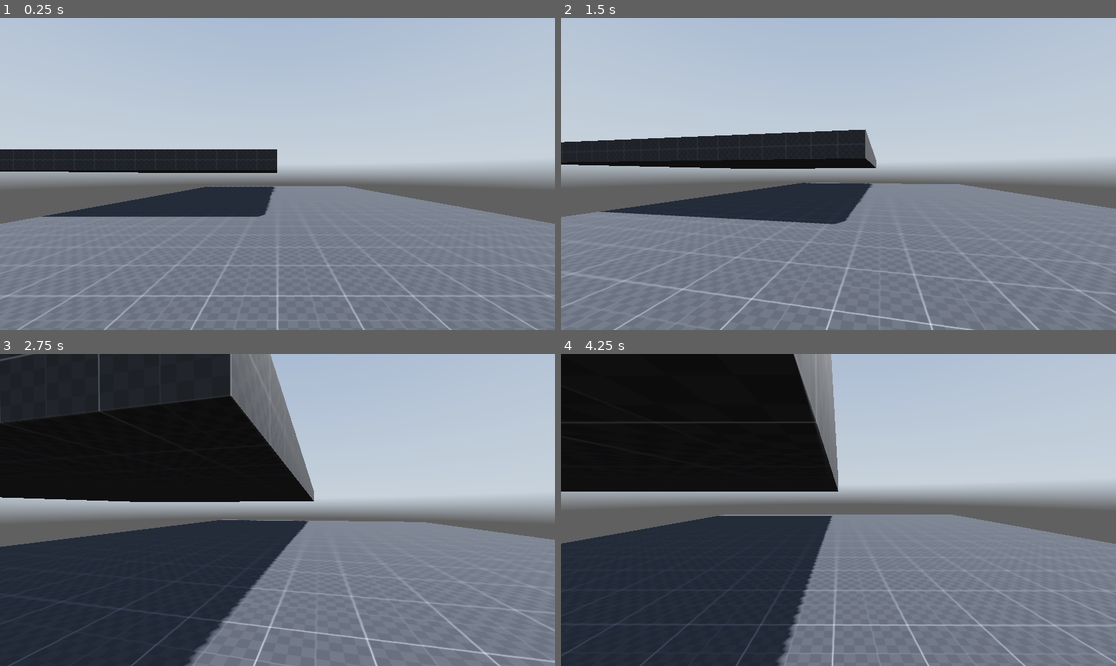
Above: before the commit, frames 1-4 (two rows, left to right).
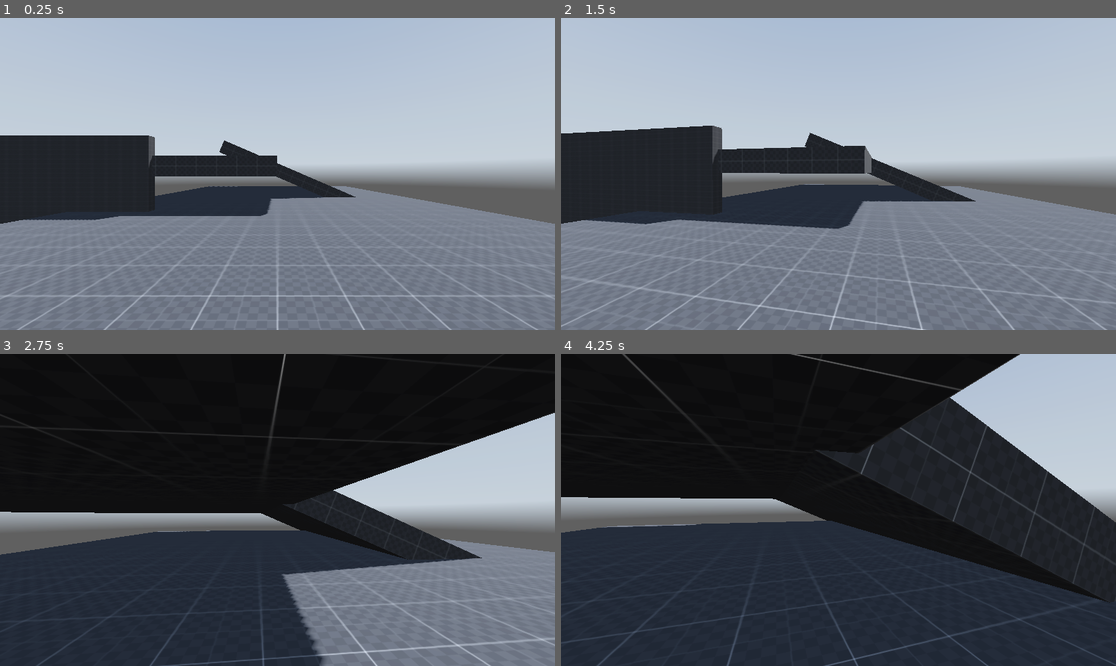
Above: after the commit, the same moments.

Repository: elmoradoo/Reflection
Game: Godot game, scene res://scenes/world.tscn
Two runs of this game, one before a commit and one after it. Both use one fixed random seed, a clock stepped at 60 frames per second and the inputs below. A sky picture missing from this copy of the repository is replaced by a grey-blue gradient.
Inputs (mouse positions are in pixels of both pictures, inside the frame that each line leads up to):
- Up to frame 1 (0.25 s): no input
- Up to frame 2 (1.5 s): tap Enter at 0.5 s; move the mouse to (866, 174) at 0.52 s; hold Ctrl (crouch) 0.53-1.28 s; hold W (forward) from 0.53 s (still down); tap Space (jump) at 0.77, 1.07 s; tap Shift (sprint) at 0.8, 1.35 s; move the mouse to (810, 174) at 1.27 s
- Up to frame 3 (2.75 s): keep holding W (forward); tap Space (jump) at 1.52, 1.55, 1.82, 2.1 s; move the mouse to (288, 503) at 2.02 s; hold Ctrl (crouch) from 2.03 s (still down)
- Up to frame 4 (4.25 s): keep holding W (forward); move the mouse to (832, 516) at 2.77 s; release Ctrl (crouch) at 2.78 s; tap Ctrl (crouch) at 2.85 s; tap Space (jump) at 3.02, 3.32, 3.77, 3.8, 4.07 s; tap Shift (sprint) at 3.05 s; move the mouse to (877, 513) at 3.52 s; hold Shift (sprint) from 3.53 s (still down)

The runs differ from the first frame. In frame 1, 6.6% of the frame differs, in the area x 0-65%, y 37-66%; in frame 2, 12%; in frame 3, 42%; in frame 4, 51%, in the area x 0-100%, y 0-100%.

Commit message:
State transitions mostly works well, running bobbing ang jumping and landing animation

Diff:
--- a/scenes/player.tscn
+++ b/scenes/player.tscn
@@ -6,6 +6,96 @@
 
 [sub_resource type="CapsuleShape3D" id="CapsuleShape3D_ep87d"]
 height = 1.2
+
+[sub_resource type="Animation" id="Animation_j3hl0"]
+resource_name = "jump"
+length = 0.3
+tracks/0/type = "value"
+tracks/0/imported = false
+tracks/0/enabled = true
+tracks/0/path = NodePath("neck/head/eyes/Camera3D:rotation")
+tracks/0/interp = 1
+tracks/0/loop_wrap = true
+tracks/0/keys = {
+"times": PackedFloat32Array(0, 0.1, 0.3),
+"transitions": PackedFloat32Array(1, 1, 1),
+"update": 0,
+"values": [Vector3(0, 0, 0), Vector3(-0.0523599, 0, 0), Vector3(0, 0, 0)]
+}
+tracks/1/type = "value"
+tracks/1/imported = false
+tracks/1/enabled = true
+tracks/1/path = NodePath("neck/head/eyes/Camera3D:position")
+tracks/1/interp = 1
+tracks/1/loop_wrap = true
+tracks/1/keys = {
+"times": PackedFloat32Array(0, 0.1, 0.3),
+"transitions": PackedFloat32Array(1, 1, 1),
+"update": 0,
+"values": [Vector3(0, 0, 0), Vector3(0, 0, 0), Vector3(0, 0, 0)]
+}
+
+[sub_resource type="Animation" id="Animation_rcd5g"]
+length = 0.001
+tracks/0/type = "value"
+tracks/0/imported = false
+tracks/0/enabled = true
+tracks/0/path = NodePath("neck/head/eyes/Camera3D:rotation")
+tracks/0/interp = 1
+tracks/0/loop_wrap = true
+tracks/0/keys = {
+"times": PackedFloat32Array(0),
+"transitions": PackedFloat32Array(1),
+"update": 0,
+"values": [Vector3(0, 0, 0)]
+}
+tracks/1/type = "value"
+tracks/1/imported = false
+tracks/1/enabled = true
+tracks/1/path = NodePath("neck/head/eyes/Camera3D:position")
+tracks/1/interp = 1
+tracks/1/loop_wrap = true
+tracks/1/keys = {
+"times": PackedFloat32Array(0),
+"transitions": PackedFloat32Array(1),
+"update": 0,
+"values": [Vector3(0, 0, 0)]
+}
+
+[sub_resource type="Animation" id="Animation_j5eol"]
+resource_name = "land"
+length = 0.3
+tracks/0/type = "value"
+tracks/0/imported = false
+tracks/0/enabled = true
+tracks/0/path = NodePath("neck/head/eyes/Camera3D:rotation")
+tracks/0/interp = 1
+tracks/0/loop_wrap = true
+tracks/0/keys = {
+"times": PackedFloat32Array(0, 0.1, 0.3),
+"transitions": PackedFloat32Array(1, 1, 1),
+"update": 0,
+"values": [Vector3(0, 0, 0), Vector3(-0.0523599, 0, 0), Vector3(0, 0, 0)]
+}
+tracks/1/type = "value"
+tracks/1/imported = false
+tracks/1/enabled = true
+tracks/1/path = NodePath("neck/head/eyes/Camera3D:position")
+tracks/1/interp = 1
+tracks/1/loop_wrap = true
+tracks/1/keys = {
+"times": PackedFloat32Array(0, 0.1, 0.3),
+"transitions": PackedFloat32Array(1, 1, 1),
+"update": 0,
+"values": [Vector3(0, 0, 0), Vector3(0, 0, 0), Vector3(0, 0, 0)]
+}
+
+[sub_resource type="AnimationLibrary" id="AnimationLibrary_y1atu"]
+_data = {
+"RESET": SubResource("Animation_rcd5g"),
+"jump": SubResource("Animation_j3hl0"),
+"land": SubResource("Animation_j5eol")
+}
 
 [node name="player" type="CharacterBody3D"]
 script = ExtResource("1_wmnds")
@@ -31,4 +121,12 @@
 
 [node name="head" type="Node3D" parent="neck"]
 
-[node name="Camera3D" type="Camera3D" parent="neck/head"]
+[node name="eyes" type="Node3D" parent="neck/head"]
+
+[node name="Camera3D" type="Camera3D" parent="neck/head/eyes"]
+
+[node name="AnimationPlayer" type="AnimationPlayer" parent="neck/head/eyes"]
+root_node = NodePath("../../../..")
+libraries = {
+"": SubResource("AnimationLibrary_y1atu")
+}
--- a/scenes/world.tscn
+++ b/scenes/world.tscn
@@ -43,7 +43,31 @@
 material = SubResource("StandardMaterial3D_lcn1r")
 
 [node name="CSGBox3D3" type="CSGBox3D" parent="stage"]
-transform = Transform3D(1, 0, 0, 0, 1, 0, 0, 0, 1, -10, 2.5, -20)
+transform = Transform3D(1, 0, 0, 0, 1, 0, 0, 0, 1, -10, 2.19489, -20)
+use_collision = true
+size = Vector3(20, 1, 20)
+material = SubResource("StandardMaterial3D_lcn1r")
+
+[node name="CSGBox3D8" type="CSGBox3D" parent="stage"]
+transform = Transform3D(0.918446, 0.395546, 0, -0.395546, 0.918446, 0, 0, 0, 1, 4.81049, 0.0192914, -25.9135)
+use_collision = true
+size = Vector3(20, 1, 20)
+material = SubResource("StandardMaterial3D_lcn1r")
+
+[node name="CSGBox3D5" type="CSGBox3D" parent="stage"]
+transform = Transform3D(-8.74705e-09, 0.500273, 0, -0.200109, -2.18676e-08, 0, 0, 0, 0.150082, -9.99879, 1.638, 7.03945)
+use_collision = true
+size = Vector3(20, 1, 20)
+material = SubResource("StandardMaterial3D_lcn1r")
+
+[node name="CSGBox3D6" type="CSGBox3D" parent="stage"]
+transform = Transform3D(0.200109, 0, 0, 8.88178e-16, 0.500273, 0, 0, 0, 0.150082, -12.2484, 3.38717, 7.03945)
+use_collision = true
+size = Vector3(20, 1, 20)
+material = SubResource("StandardMaterial3D_lcn1r")
+
+[node name="CSGBox3D7" type="CSGBox3D" parent="stage"]
+transform = Transform3D(0.680371, 0, 0, -1.32e-22, -2.18676e-08, -0.225123, 3.01981e-15, 0.500273, -9.84043e-09, -12.9608, 1.38717, -9.96932)
 use_collision = true
 size = Vector3(20, 1, 20)
 material = SubResource("StandardMaterial3D_lcn1r")
--- a/scripts/player/player.gd
+++ b/scripts/player/player.gd
@@ -17,15 +17,14 @@
 @onready var standing_collision_shape = $standing_collision_shape
 @onready var crouching_collision_shape = $crouching_collision_shape
 @onready var neck = $neck
-@onready var camera_3d = $neck/head/Camera3D
-
+@onready var camera_3d = $neck/head/eyes/Camera3D
+@onready var eyes = $neck/head/eyes
+@onready var animation_player = $neck/head/eyes/AnimationPlayer
 @onready var raycasts = $raycasts
 @onready var top_of_head = $raycasts/top_of_head
 
-
 #Mouvement vars
 var direction: Vector3 = Vector3.ZERO
-
 
 func _ready():
 	#Get mouse movement
@@ -33,7 +32,7 @@
 
 	#Init player object
 	player_object = player_data_object.new()
-	player_object.init(self, raycasts,top_of_head)
+	player_object.init(self, raycasts)
 	#Init script manager
 	player_state_manager = player_state_manager_script.new()
 	player_state_manager.init(player_object)
--- a/scripts/player/playerData.gd
+++ b/scripts/player/playerData.gd
@@ -12,6 +12,8 @@
 #Nodes
 var neck: Node3D
 var head: Node3D
+var eyes: Node3D
+var animation_player: AnimationPlayer
 var standing_collision_shape: CollisionShape3D
 var crouching_collision_shape: CollisionShape3D
 var raycasts: Node3D
@@ -32,7 +34,7 @@
 
 
 
-func init(se, rays, topo):
+func init(se, rays):
 	#Nodes and references
 	myself = se
 	self.velocity = myself.velocity
@@ -41,8 +43,10 @@
 	self.crouching_collision_shape= myself.crouching_collision_shape
 	self.neck = myself.neck
 	self.head = myself.head
+	self.eyes = myself.eyes
 	self.transform = myself.transform
 	self.raycasts = rays
+	self.animation_player = myself.animation_player
 
 func update(del):
 	self.delta = del
--- a/scripts/player/states/airtime.gd
+++ b/scripts/player/states/airtime.gd
@@ -1,8 +1,9 @@
 extends Node
 
 var player: playerData
-const max_speed: float = 5.0
+const max_speed: float = 3.0
 var enums = preload("res://scripts/player/enums.gd")
+var climbable = 5.0
 
 func init(obj):
 	player = obj
@@ -11,11 +12,22 @@
 	pass
 
 func exit():
-	pass
+	player.animation_player.play("land")
+
+func update_event():
+	if player.event is InputEventMouseMotion:
+		player.myself.rotate_y(deg_to_rad(-player.event.relative.x * player.mouse_sensitivity))
+		player.neck.rotate_x(deg_to_rad(-player.event.relative.y * player.mouse_sensitivity))
+		player.head.rotation.x = clamp(player.head.rotation.x, deg_to_rad(-89), deg_to_rad(89))
+	player.event = null
 
 func update():
-	pass
+	update_event()
+	print(player.velocity.y)
+	#print("CLIMB" if player.velocity.y >= climbable else "NOT CLIMB")
 
 func check():
-	if player.myself.is_on_floor():
+	if player.myself.is_on_floor() and player.velocity.length() >= 2:
+		player.current_state = enums.player_states.Sprinting
+	elif player.myself.is_on_floor():
 		player.current_state = enums.player_states.Idle
--- a/scripts/player/states/idle.gd
+++ b/scripts/player/states/idle.gd
@@ -3,6 +3,7 @@
 var enums = preload("res://scripts/player/enums.gd")
 
 var player: playerData
+var stand_up_lp = 10.0
 var lerp_speed = 2.0
 
 func init(obj):
@@ -23,13 +24,12 @@
 
 func update():
 	update_event()
-	player.neck.rotation.y = lerp(player.neck.rotation.y, 0.0, player.delta * lerp_speed) # ICI 0.0
-	player.head.position.y = lerp(player.head.position.y, 0.0, lerp_speed * player.delta)
+	player.neck.rotation.y = lerp(player.neck.rotation.y, 0.0, player.delta * stand_up_lp)
+	player.head.position.y = lerp(player.head.position.y, 0.0, stand_up_lp * player.delta)
 	player.standing_collision_shape.disabled = false
 	player.crouching_collision_shape.disabled = true
 	player.velocity.x = move_toward(player.velocity.x, 0, lerp_speed)
 	player.velocity.z = move_toward(player.velocity.z, 0, lerp_speed)
-	player.current_speed = player.velocity.length()
 
 func check():
 	#var player.input_dir = Input.get_vector("left", "right", "forward", "backward")
@@ -38,9 +38,9 @@
 			player.current_state = enums.player_states.Crouching
 		elif Input.is_action_just_released("crouch") and not player.raycasts.get_node("top_of_head").is_colliding():
 			player.current_state = enums.player_states.Idle
-		elif Input.is_action_pressed("sprint") and player.input_dir != Vector2.ZERO:
+		elif player.input_dir != Vector2.ZERO:
 			player.current_state = enums.player_states.Sprinting
-		elif player.input_dir != Vector2.ZERO:
-			player.current_state = enums.player_states.Walking
+		#elif player.input_dir != Vector2.ZERO:
+		#	player.current_state = enums.player_states.Walking
 		if Input.is_action_just_pressed("jump"):
 			player.current_state = enums.player_states.Jumping
--- a/scripts/player/states/jumping.gd
+++ b/scripts/player/states/jumping.gd
@@ -8,7 +8,7 @@
 	player = obj
 
 func enter():
-	pass
+	player.animation_player.play("jump")
 
 func update_event():
 	if player.event is InputEventMouseMotion:
--- a/scripts/player/states/player_state_manager.gd
+++ b/scripts/player/states/player_state_manager.gd
@@ -85,7 +85,7 @@
 
 func set_current_state():
 	#Exit the current state
-	match player.current_state:
+	match old_state:
 		enums.player_states.Idle:
 			idle_state.exit()
 		enums.player_states.Walking:
@@ -138,6 +138,6 @@
 	get_next_state()
 	if player.current_state != old_state:
 		set_current_state()
-		debug_print_player_state()
-		print(player.velocity.length())
+		#debug_print_player_state()
+		#print(player.velocity.length())
 	update_current_state()
--- a/scripts/player/states/sliding.gd
+++ b/scripts/player/states/sliding.gd
@@ -5,7 +5,7 @@
 var crouching_depth: float = -0.5
 var lerp_speed = 10.0
 var enums = preload("res://scripts/player/enums.gd")
-#Unused
+
 const sliding_initial_force: float = 1.2
 
 func init(obj):
@@ -18,7 +18,7 @@
 func update_event():
 	if player.event is InputEventMouseMotion:
 		player.myself.rotate_y(deg_to_rad(-player.event.relative.x * player.mouse_sensitivity))
-		player.head.rotate_x(deg_to_rad(-player.event.relative.y * player.mouse_sensitivity))
+		player.neck.rotate_x(deg_to_rad(-player.event.relative.y * player.mouse_sensitivity))
 		player.head.rotation.x = clamp(player.head.rotation.x, deg_to_rad(-89), deg_to_rad(89))
 	player.event = null
 
@@ -27,12 +27,14 @@
 	player.head.position.y = lerp(player.head.position.y, crouching_depth, lerp_speed * player.delta)
 	player.standing_collision_shape.disabled = true
 	player.crouching_collision_shape.disabled = false
-	player.velocity.x = move_toward(player.velocity.x, 0, 0.1)
-	player.velocity.z = move_toward(player.velocity.z, 0, 0.1)
+	player.velocity.x = lerp(player.velocity.x, 0.0, player.delta * 1)
+	player.velocity.z = lerp(player.velocity.z, 0.0, player.delta * 1)
 
 func exit():
 	pass
 
 func check():
-	if Input.is_action_just_released("crouch"): #or player.velocity.length() <= player.sliding_minimum_velocity:
+	if Input.is_action_just_released("crouch"):
 		player.current_state = enums.player_states.Idle
+	elif Input.is_action_pressed("crouch") and player.velocity.length() <= 4:
+		player.current_state = enums.player_states.Crouching
--- a/scripts/player/states/sprinting.gd
+++ b/scripts/player/states/sprinting.gd
@@ -4,9 +4,18 @@
 const max_speed: float = 8.0
 var lerp_speed: float = 0.5
 
-var acceleration = 1.0
+var head_bobbing_vector: Vector2 = Vector2.ZERO
+var head_bobbing_index: float = 0.0
+var head_bobbing_intensity: float = 0.2
+var head_bobbing_speed: float = 22.0
+var head_bobbing_lerp: float = 10.0
+
+var stand_up_lp = 10.0
+
+var acceleration = 5.0
 
 var enums = preload("res://scripts/player/enums.gd")
+
 func init(obj):
 	player = obj
 
@@ -22,11 +31,27 @@
 
 func update():
 	update_event()
+
+	#Stand up
+	player.neck.rotation.y = lerp(player.neck.rotation.y, 0.0, player.delta * stand_up_lp)
+	player.head.position.y = lerp(player.head.position.y, 0.0, stand_up_lp * player.delta)
+	player.standing_collision_shape.disabled = false
+	player.crouching_collision_shape.disabled = true
+
+
 	var target_velocity = (player.transform.basis * Vector3(player.input_dir.x, 0, player.input_dir.y)).normalized() * max_speed
 	player.velocity = player.velocity.lerp(target_velocity, acceleration * player.delta)
+	#Head bobbing
+	head_bobbing_index += head_bobbing_speed * player.delta
+	head_bobbing_vector.y = sin(head_bobbing_index)
+	head_bobbing_vector.x = sin(head_bobbing_index / 2) + 0.5
+
+	player.eyes.position.y = lerp(player.eyes.position.y, head_bobbing_vector.y * (head_bobbing_intensity / 2.0), player.delta * head_bobbing_lerp)
+	player.eyes.position.x = lerp(player.eyes.position.x, head_bobbing_vector.x * head_bobbing_intensity, player.delta * head_bobbing_lerp)
 
 func exit():
-	pass
+	player.eyes.position.y = 0# TODO lerp it somehow
+	player.eyes.position.x = 0#lerp(player.eyes.position.x, head_bobbing_vector.x * head_bobbing_intensity, player.delta * lerp_speed)
 
 func check():
 	if player.myself.is_on_floor():
@@ -38,3 +63,5 @@
 			player.current_state = enums.player_states.Idle
 		if Input.is_action_just_pressed("jump"):
 			player.current_state = enums.player_states.Jumping
+	else:
+		player.current_state = enums.player_states.AirTime
Not shown: 1 places in scenes/player.tscn that only renumber resources
